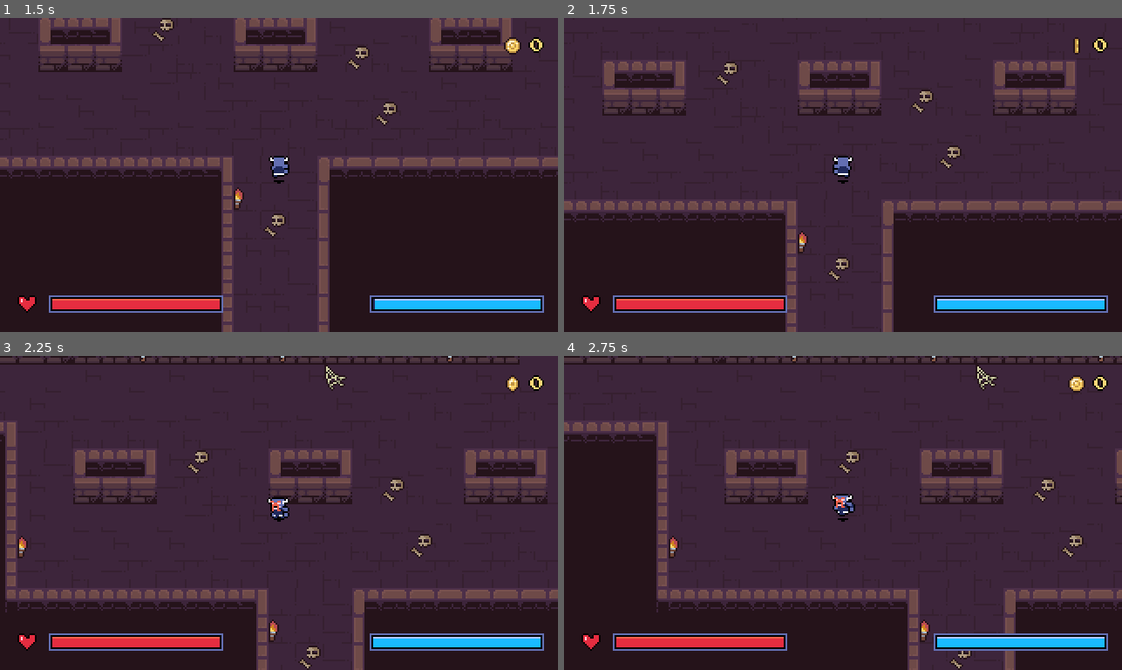
Above: before the commit, frames 1-4 (two rows, left to right).
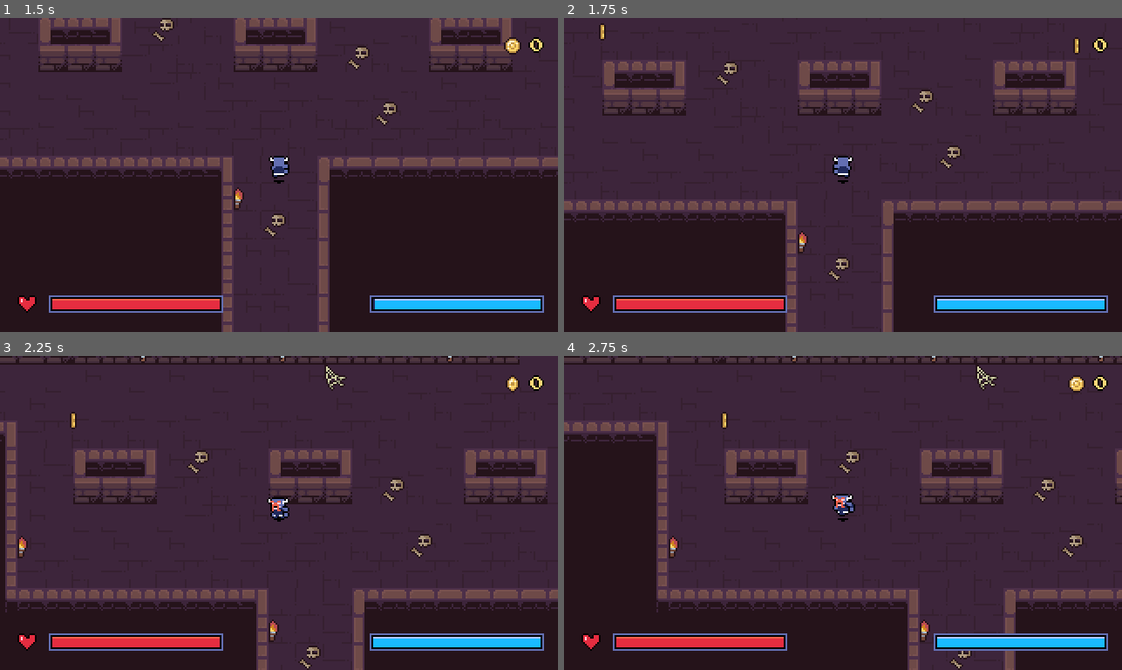
Above: after the commit, the same moments.

Repository: DaEpickid540/haven-2026
Game: Godot game, scene res://Scenes/dungeon_room_3.tscn
The game is run twice, just before and just after one commit, with the same random seed, the same clock (stepped at 60 frames per second) and the same inputs. This scene is started directly instead of the project's main scene.
Inputs (mouse positions are in pixels of both pictures, inside the frame that each line leads up to):
- Up to frame 1 (1.5 s): move the mouse to (251, 237) at 0.52 s; hold Up (up) from 0.53 s (still down); tap J (attack) at 0.6 s; click (251, 237) at 0.67 s; move the mouse to (446, 222) at 1.27 s; tap X (dash) at 1.35 s
- Up to frame 2 (1.75 s): keep holding Up (up)
- Up to frame 3 (2.25 s): move the mouse to (111, 465) at 2.02 s; release Up (up) at 2.03 s; hold Left (left) from 2.03 s (still down); hold E (interact) from 2.03 s (still down)
- Up to frame 4 (2.75 s): keep holding Left (left); keep holding E (interact)

Frame 1 is identical in both runs. In frame 2, less than 0.1% of the frame differs, in the area x 6-8%, y 1-8%; in frame 3, less than 0.1%; in frame 4, less than 0.1%.

Commit message:
coin 1

Diff:
--- a/Scenes/dungeon_room_3.tscn
+++ b/Scenes/dungeon_room_3.tscn
@@ -2,6 +2,7 @@
 
 [ext_resource type="Texture2D" uid="uid://chw2o8hrbwh8d" path="res://Assets/2D Pixel Dungeon Asset Pack/character and tileset/Dungeon_Tileset.png" id="1_hlq5x"]
 [ext_resource type="PackedScene" uid="uid://bwx5y3sqfe8k8" path="res://Scenes/player.tscn" id="2_6uqcd"]
+[ext_resource type="PackedScene" path="res://Scenes/coin.tscn" id="3_23la8"]
 
 [sub_resource type="TileSetAtlasSource" id="TileSetAtlasSource_6uqcd"]
 texture = ExtResource("1_hlq5x")
@@ -255,3 +256,7 @@
 position = Vector2(138, 162)
 
 [node name="Camera2D" type="Camera2D" parent="Player" unique_id=181681798]
+
+[node name="Coins" type="Node2D" parent="." unique_id=281209454]
+
+[node name="Coin" parent="Coins" unique_id=823452450 instance=ExtResource("3_23la8")]
